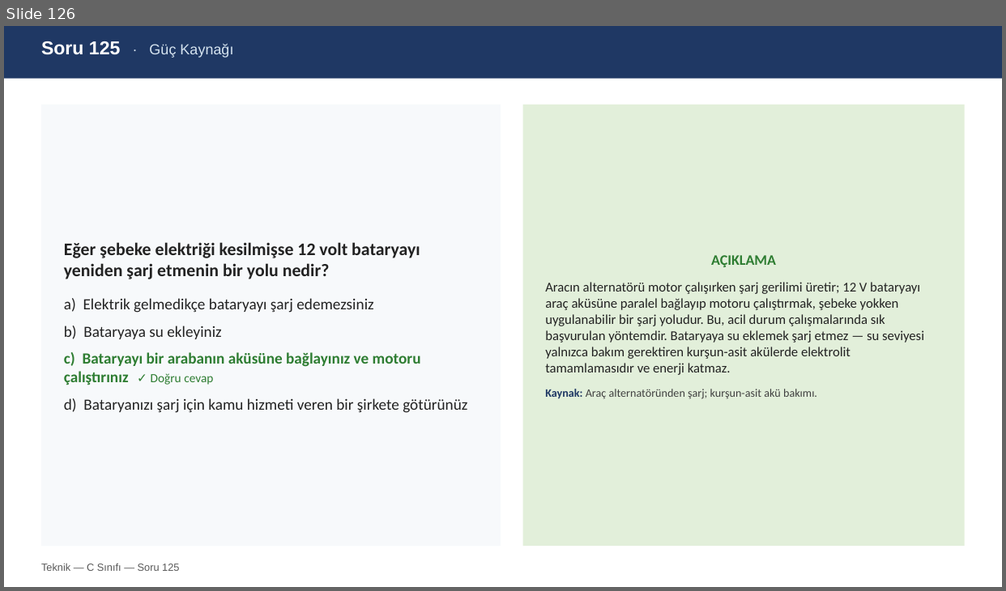
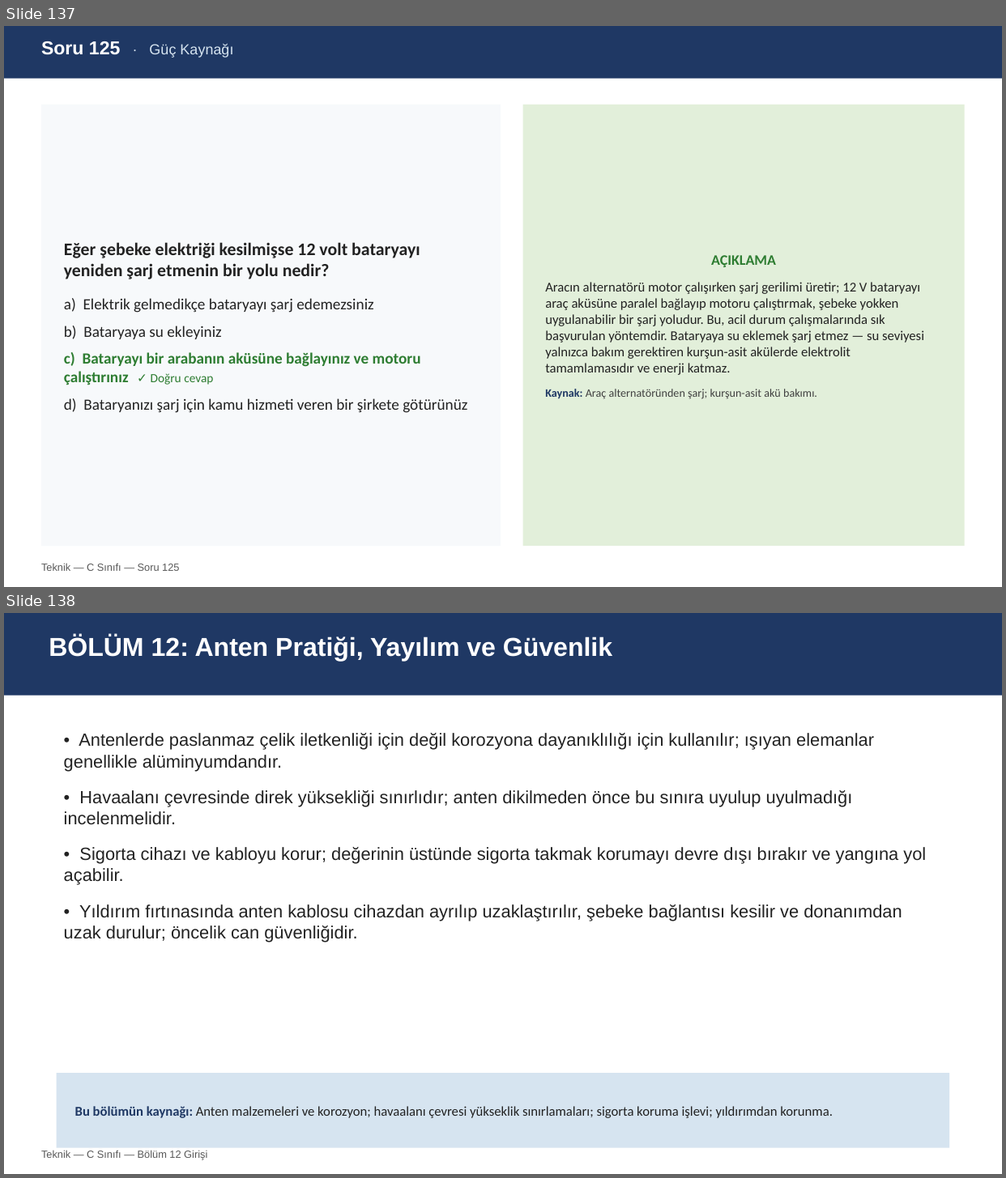
Before and after one commit to TA3HRJ/amator-telsiz-egitimi, a slide deck: Amator_Telsizcilik_C_Teknik_Sinav_Hazirlik_v1.0.pptx. Shown one above the other, each under a label of ours: slide 126 before the commit, slides 137 and 138 after it. The pictures are 1006x591 and 1006x1178 pixels, drawn with LibreOffice and Linux fonts; fonts in the diff are those of the drawing. Boxes give left, top, right and bottom in pixels: in the first picture for what was removed or moved away, otherwise in the second. Text is boxed around its words. In the diff, an @@ line names an element or a change of style, - is before the commit and + after.

```diff
--- a/Amator_Telsizcilik_C_Teknik_Sinav_Hazirlik_v1.0.pptx
+++ b/Amator_Telsizcilik_C_Teknik_Sinav_Hazirlik_v1.0.pptx
@@ slide 138 added at [4, 613, 1002, 1174], background #FFFFFF @@
@@ rectangle added at [4, 613, 1002, 696], fill #1F3864 @@
@@ text added at [49, 635, 612, 661], 25 pt, text #FFFFFF, bold @@
+BÖLÜM 12: Anten Pratiği, Yayılım ve Güvenlik
@@ text added at [64, 733, 926, 942], 17 pt, text #222222 @@
+• Antenlerde paslanmaz çelik iletkenliği için değil korozyona dayanıklılığı için kullanılır; ışıyan elemanlar genellikle alüminyumdandır.
+• Havaalanı çevresinde direk yüksekliği sınırlıdır; anten dikilmeden önce bu sınıra uyulup uyulmadığı incelenmelidir.
+• Sigorta cihazı ve kabloyu korur; değerinin üstünde sigorta takmak korumayı devre dışı bırakır ve yangına yol açabilir.
+• Yıldırım fırtınasında anten kablosu cihazdan ayrılıp uzaklaştırılır, şebeke bağlantısı kesilir ve donanımdan uzak durulur; öncelik can güvenliğidir.
@@ rectangle added at [57, 1073, 949, 1148], fill #D6E4F0, 13 pt, text #222222 @@
+Bu bölümün kaynağı: Anten malzemeleri ve korozyon; havaalanı çevresi yükseklik sınırlamaları; sigorta koruma işlevi; yıldırımdan korunma.
@@ text added at [41, 1150, 207, 1161], 10 pt, text #595959 @@
+Teknik — C Sınıfı — Bölüm 12 Girişi
@@ what was slide 126 is now slide 137 @@
```
Also in this commit, not shown: 11 other slides added, 5 other files.
